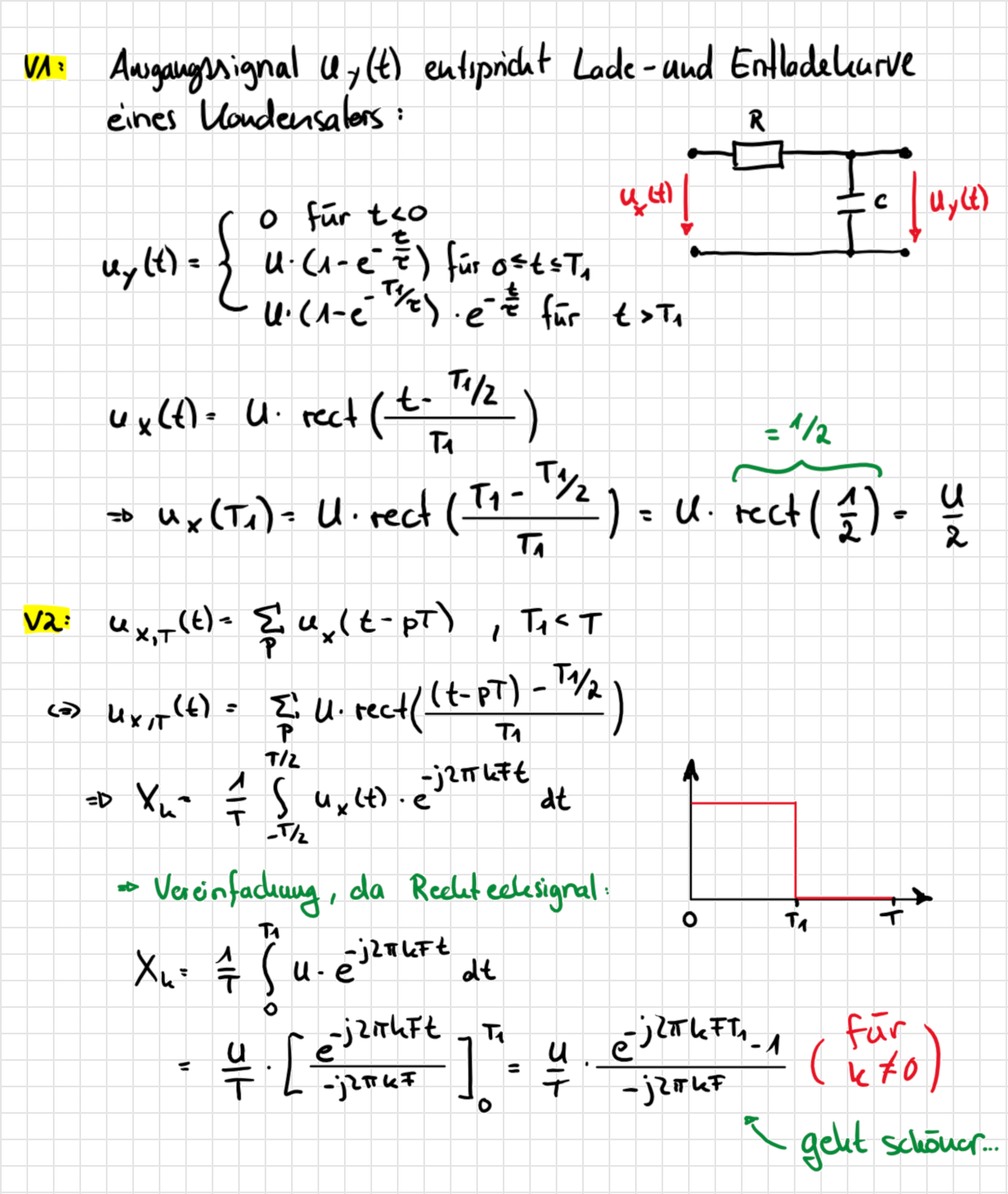
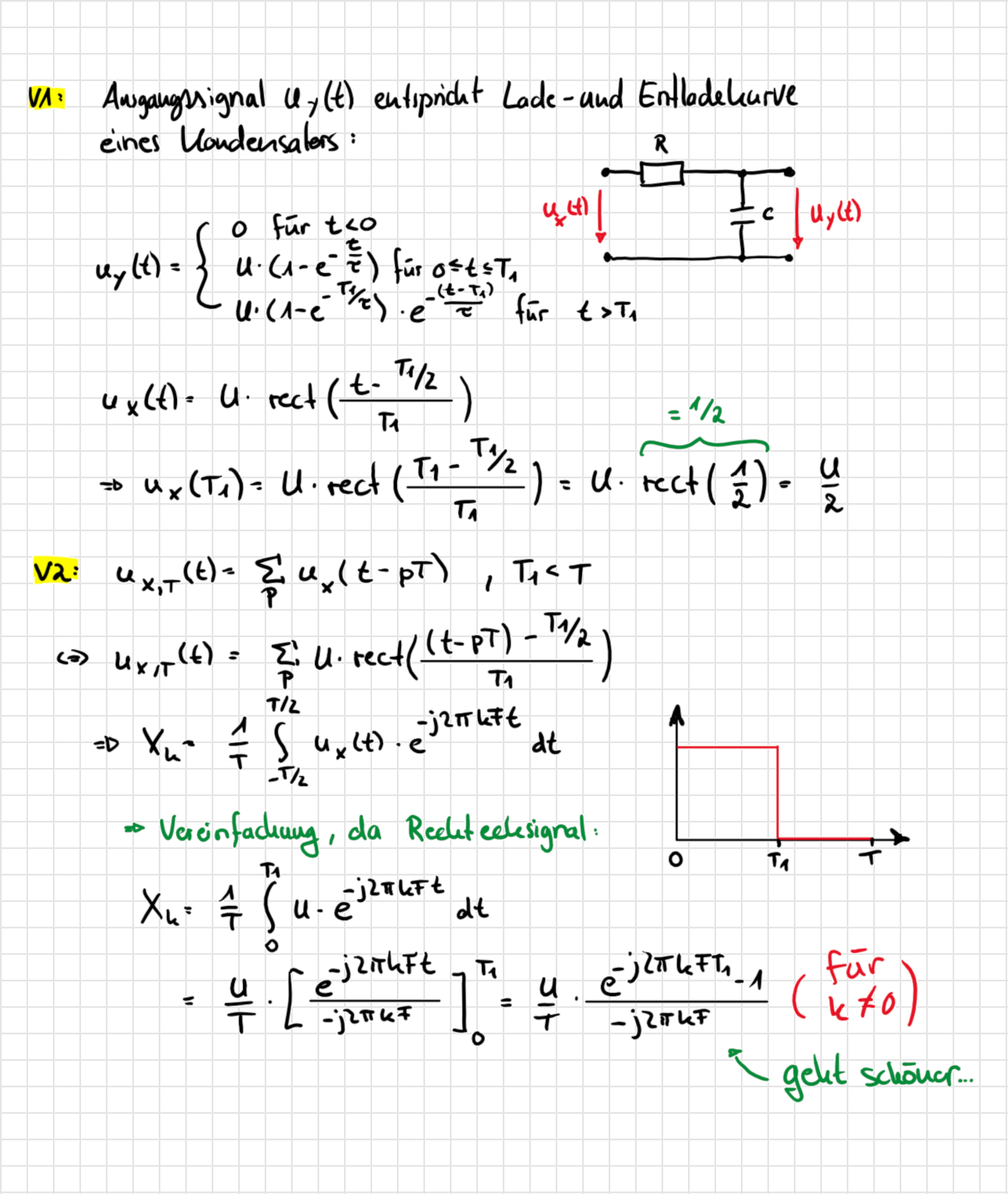
Revision of a layered 1008x1194 image; what changed, layer by layer:
added layer "Pasted Layer" above "latex_karo_bl.PNG" over [27, 71, 975, 1103]
painted on "latex_karo_bl.PNG" over [22, 36, 1000, 1173]
